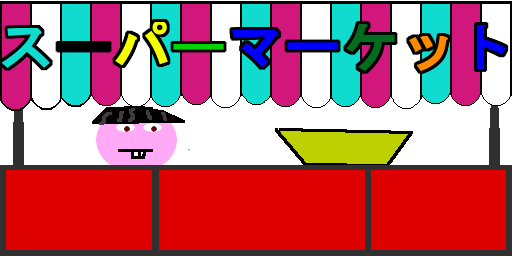
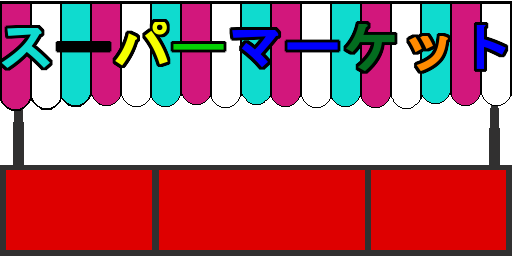
Two versions of the same layered image (w=512, h=256). Layer-by-layer changes:
painted on "Calque #4" over [92, 106, 413, 165]
